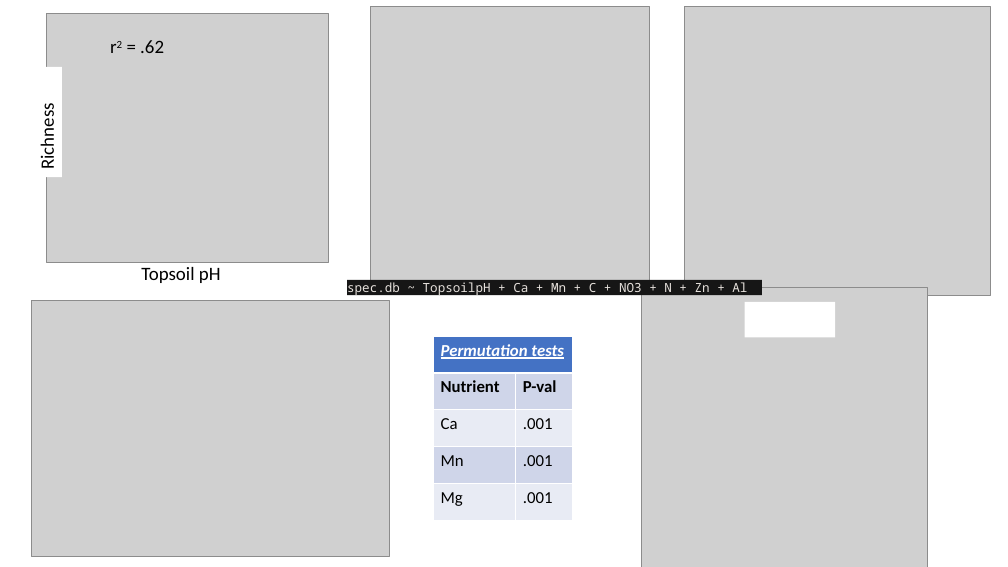
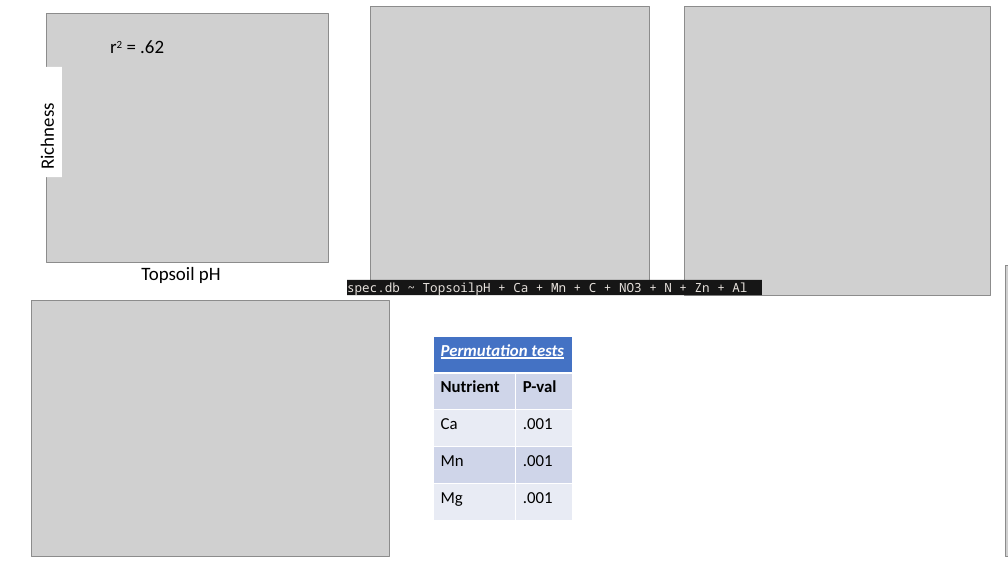
Before and after one commit to gibsonMatt/QB2017_Gibson, a slide deck: slide 1 of project/one_slide_partee_gibson.pptx. Drawn at 1008x567 pixels with LibreOffice and Linux fonts; fonts in the diff are those of the drawing; grey boxes stand for pictures; background and template pictures are left out. Boxes give left, top, right and bottom in pixels: in the first picture for what was removed or moved away, otherwise in the second. Text is boxed around its words. In the diff, an @@ line names an element or a change of style, - is before the commit and + after.

```diff
--- a/project/one_slide_partee_gibson.pptx
+++ b/project/one_slide_partee_gibson.pptx
@@ picture: place and size @@
-picture at [642, 287, 928, 567]
+picture at [1006, 265, 1008, 557]
@@ rectangle removed at [745, 302, 836, 337] @@
```
Also in this commit, not shown: 3 other files.
